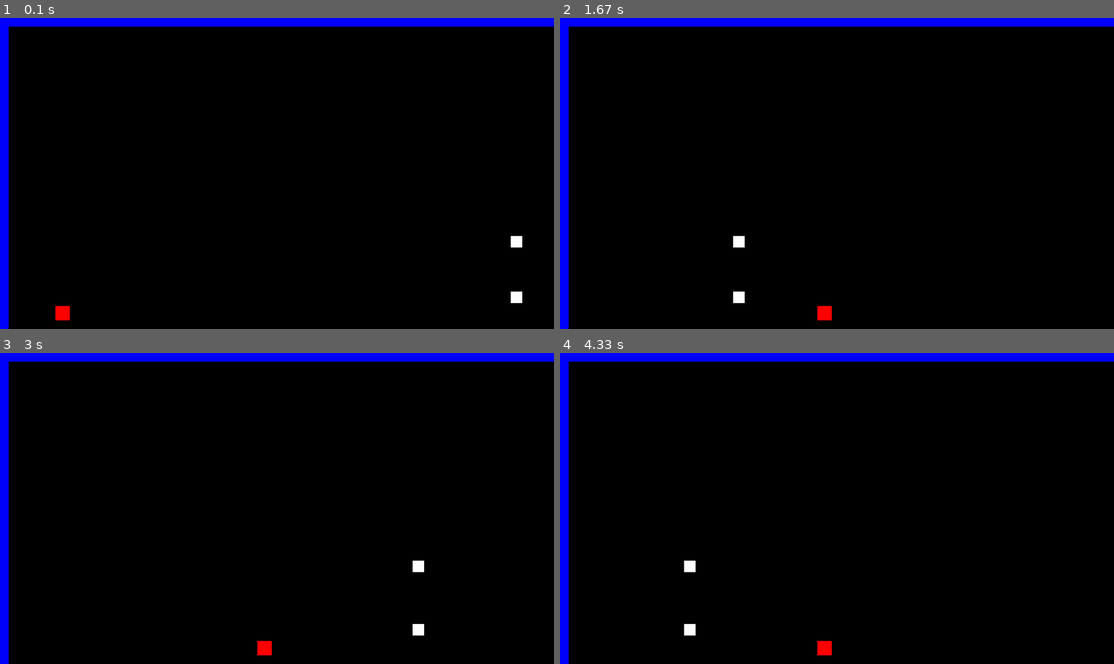
Above: before the commit, frames 1-4 (two rows, left to right).
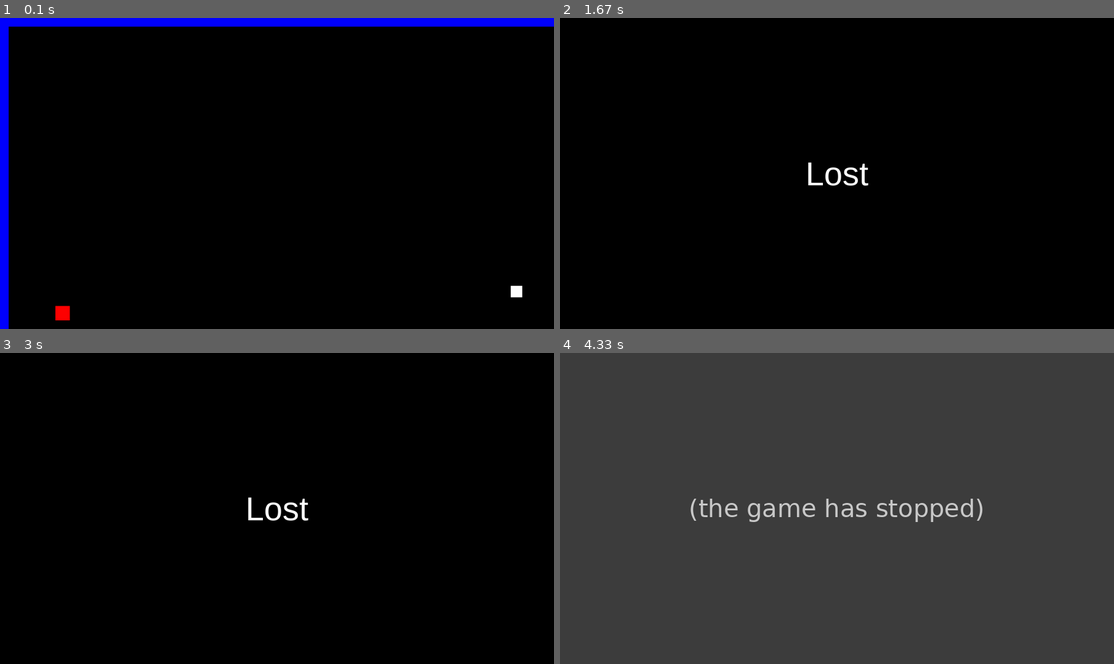
Above: after the commit, the same moments.

Repository: Sandwich-God/my-pygame-projects
Game: pygame game, started from test/test.py
The game is run twice, just before and just after one commit, with the same random seed, the same clock (stepped at 60 frames per second) and the same inputs.
Inputs:
- Up to frame 1 (0.1 s): no input
- Up to frame 2 (1.67 s): hold D 0.33-0.8 s; hold W 0.83-1.13 s; hold D 1.17-1.63 s
- Up to frame 3 (3 s): no input
- Up to frame 4 (4.33 s): no input

The runs differ from the first frame. In frame 1, 0.2% of the frame differs, in the area x 92-95%, y 69-92%; in frame 2, 4.9%; in frame 3, 4.9%; in frame 4, 100%, in the area x 0-100%, y 0-100%.
After the commit the program exited at 3.48 s; later frames show no game.

Commit message:
update
changed names to begin with OB for the white dots. Added a third one, trying to figure out a system that will pick one object and randomly choose which row it will be produced in.

Diff:
--- a/test/test.py
+++ b/test/test.py
@@ -28,14 +28,19 @@
 jumpCount = 10
 
 OBx = displayW - 70
-OBy = random.randrange(displayH - 150, displayH - 100)
+OBy = displayH - 80
 OBw = 40
 OBh = 40
 
-Colx = displayW - 70
-Coly = random.randrange(displayH - 400, displayH - 270)
-ColW = 40
-ColH = 40
+OB2x = displayW - 70
+OB2y = displayH - 150
+OB2w = 40
+OB2h = 40
+
+OB3x = displayW - 70
+OB3y = displayH - 220
+OB3w = 40
+OB3h = 40
 
 on = True
 
@@ -47,10 +52,13 @@
 	pygame.draw.rect(Display, red, (x, y, width, height))
 
 def Object():
-	pygame.draw.rect(Display, white, (Colx, Coly, ColW, ColH))
+	pygame.draw.rect(Display, white, (OBx, OBy, OBw, OBh))
 
 def Object2():
-	pygame.draw.rect(Display, white, (OBx, OBy, OBw, OBh))
+	pygame.draw.rect(Display, white, (OB2x, OB2y, OB2w, OB2h))
+
+def Object3():
+	pygame.draw.rect(Display, white, (OB3x, OB3y, OB3w, OB3h))
 
 def movement():
 	global x, y, speed, width, jump, jumpCount
@@ -69,31 +77,23 @@
 		else:
 			jumpCount = 10
 			jump = False
-
+def test():
+	testv = random.randrange(1, 3)
+	if testv == 1:
+		Object()
+		ObjectCollision()
+	if testv == 2:
+		Object2()
+		Object2Collision()
+	if testv == 3:
+		Object3()
+		Object3Collision()
 
 def ObjectCollision():
-	global Colx, Coly, DisplayH, DisplayW, x, y
-	if Colx < 30:
-		Colx = displayW - 70
-		Coly = random.randrange(displayH - 400, displayH - 270)
-
-	if x > Colx and x < Colx + 40 and y > Coly and y < Coly + 40:
-		hit()
-
-	elif x > Colx and x < Colx and y + Coly > displayH/2 and y + 55 < Coly + 40:
-		hit()
-
-	elif x + 55> Colx and x < Colx + 40 and y > Coly and y < Coly + 40:
-		hit()
-
-	elif x + 55> Colx and x < Colx + 40 and y + 55 > Coly and y < Coly + 40:
-		hit()
-
-def Object2Collision():
 	global OBx, OBy, DisplayH, DisplayW, x, y
 	if OBx < 30:
 		OBx = displayW - 70
-		OBy = random.randrange(displayH - 150, displayH - 100)
+		OBy = displayH - 80
 
 	if x > OBx and x < OBx + 40 and y > OBy and y < OBy + 40:
 		hit()
@@ -107,6 +107,42 @@
 	elif x + 55> OBx and x < OBx + 40 and y + 55 > OBy and y < OBy + 40:
 		hit()
 
+def Object2Collision():
+	global OB2x, OB2y, DisplayH, DisplayW, x, y
+	if OB2x < 30:
+		OB2x = displayW - 70
+		OB2y = displayH - 150
+
+	if x > OB2x and x < OB2x + 40 and y > OB2y and y < OB2y + 40:
+		hit()
+
+	elif x > OB2x and x < OB2x and y + OB2y > displayH/2 and y + 55 < OB2y + 40:
+		hit()
+
+	elif x + 55> OB2x and x < OB2x + 40 and y > OB2y and y < OB2y + 40:
+		hit()
+
+	elif x + 55> OB2x and x < OB2x + 40 and y + 55 > OB2y and y < OB2y + 40:
+		hit()
+
+def Object3Collision():
+	global OB3x, OB3y, DisplayH, DisplayW, x, y
+	if OB3x < 30:
+		OB3x = displayW - 70
+		OB3y = displayH - 220
+
+	if x > OB3x and x < OB3x + 40 and y > OB3y and y < OB3y + 40:
+		hit()
+
+	elif x > OB3x and x < OB3x and y + OB3y > displayH/2 and y + 55 < OB3y + 40:
+		hit()
+
+	elif x + 55> OB3x and x < OB3x + 40 and y > OB3y and y < OB3y + 40:
+		hit()
+
+	elif x + 55> OB3x and x < OB3x + 40 and y + 55 > OB3y and y < OB3y + 40:
+		hit()
+
 def Boundarybox():
 	pygame.draw.rect(Display, blue, (0, 0, 30, displayH)) #left
 	pygame.draw.rect(Display, blue, (displayW, 0, -30, displayH)) #right
@@ -114,38 +150,37 @@
 	pygame.draw.rect(Display, blue, (0, 0, displayW, 30)) #top
 
 def fonttype(point, font):
-	fontcolor = font.render(point, True, white)
-	return fontcolor, fontcolor.get_rect()
+	fontOBor = font.render(point, True, white)
+	return fontOBor, fontOBor.get_rect()
 
 def hit():
 	global on, displayW, displayH
 	Display.fill(black)
 	largeText = pygame.font.SysFont('arial',115)
-	fontcolor, TextRect = fonttype("Lost", largeText)
+	fontOBor, TextRect = fonttype("Lost", largeText)
 	TextRect.center = ((displayW/2),(displayH/2))
-	Display.blit(fontcolor, TextRect)
+	Display.blit(fontOBor, TextRect)
 	pygame.display.update()
 	clock.tick(15)
 	time.sleep(2)
 	on = False
 
 def game():
-	global on, points, Colx, Coly, OBx
+	global on, points, OBx, OB2x, OB3x
 	on = True
 	while on:
-		Colx -= 10
 		OBx -= 10
+		OB2x -= 10
+		OB3x -= 10
 		for event in pygame.event.get():
 			if event.type == pygame.QUIT:
 				on = False
-		ObjectCollision()
-		Object2Collision()
+
 		movement()
 		Display.fill(black)
 		Boundarybox()
+		test()
 		player()
-		Object()
-		Object2()
 		pygame.display.update()
 		clock.tick(75)
 		QorE = pygame.key.get_pressed()
